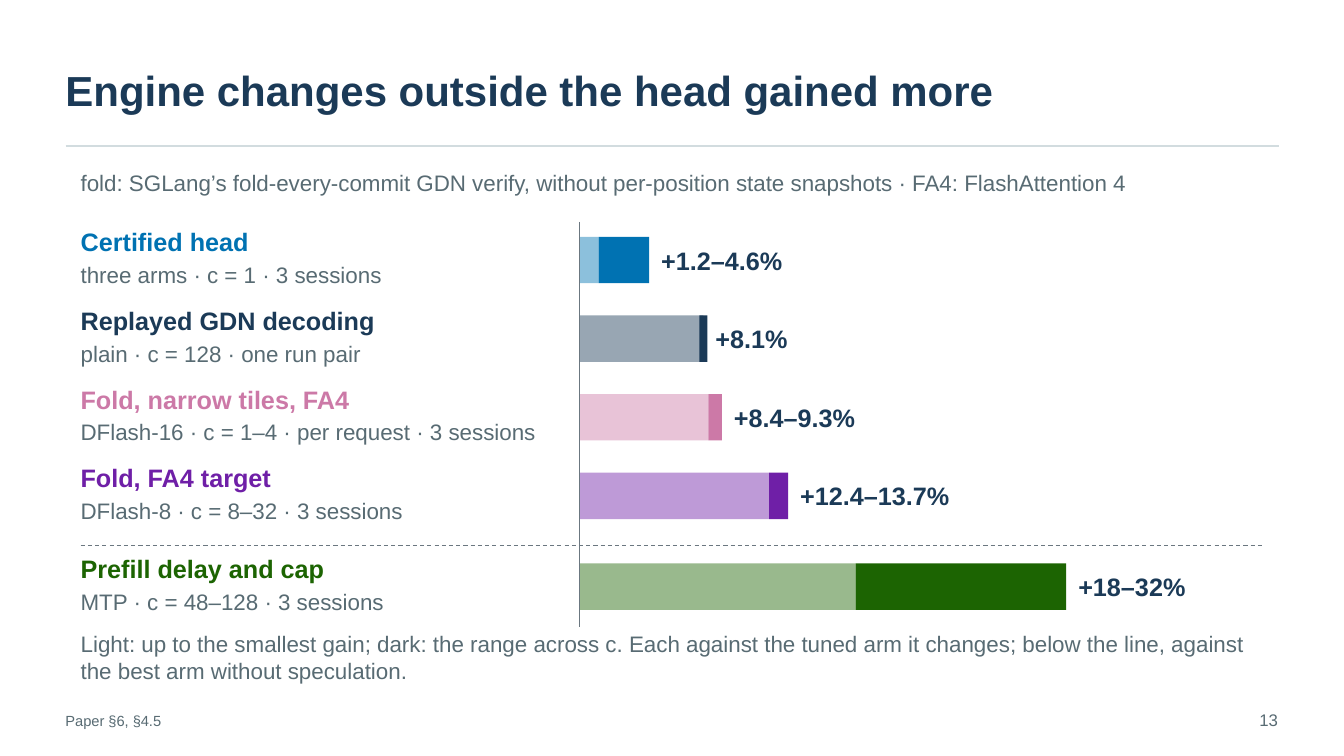
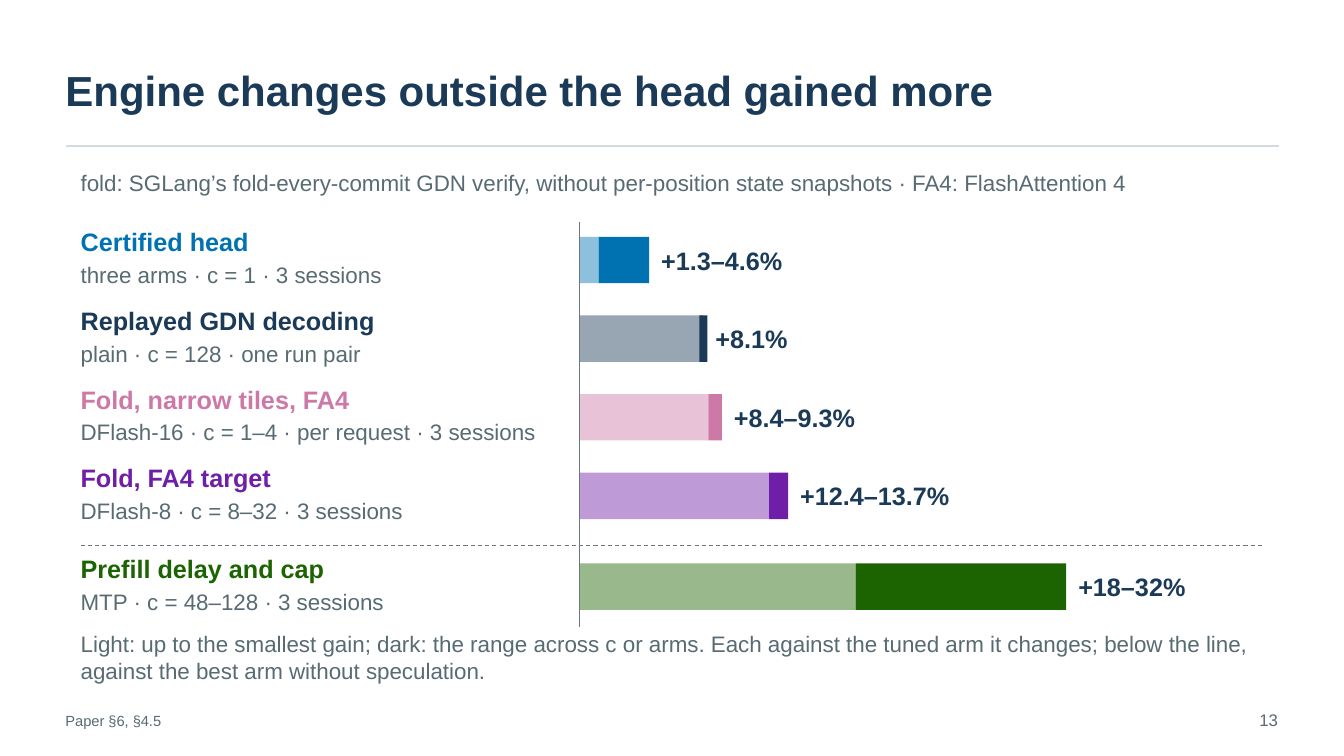
Before and after one commit to SamMausberg/verified-progress, a slide deck: slide 13 of presentation/verifier_paper_talk.pptx. Drawn at 1344x756 pixels with LibreOffice and Linux fonts; fonts in the diff are those of the drawing. Boxes give left, top, right and bottom in pixels: in the first picture for what was removed or moved away, otherwise in the second. Text is boxed around its words. In the diff, an @@ line names an element or a change of style, - is before the commit and + after.

```diff
--- a/presentation/verifier_paper_talk.pptx
+++ b/presentation/verifier_paper_talk.pptx
@@ text at (661,252,782,271): text changed @@
-+1.2–4.6%
++1.3–4.6%
@@ text at (81,636,1247,684): text changed @@
-Light: up to the smallest gain; dark: the range across c. Each against the tuned arm it changes; below the line, against the best arm without speculation.
+Light: up to the smallest gain; dark: the range across c or arms. Each against the tuned arm it changes; below the line, against the best arm without speculation.
```
Also in this commit, not shown: 16 other slides changed, 2 other files.
